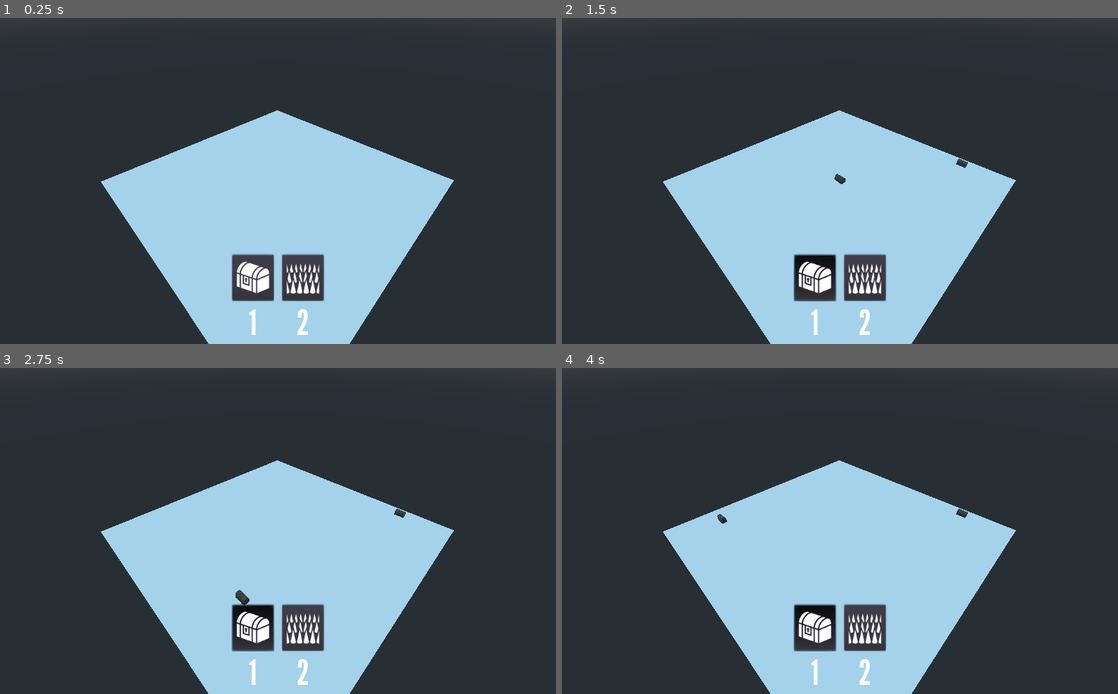
Above: before the commit, frames 1-4 (two rows, left to right).
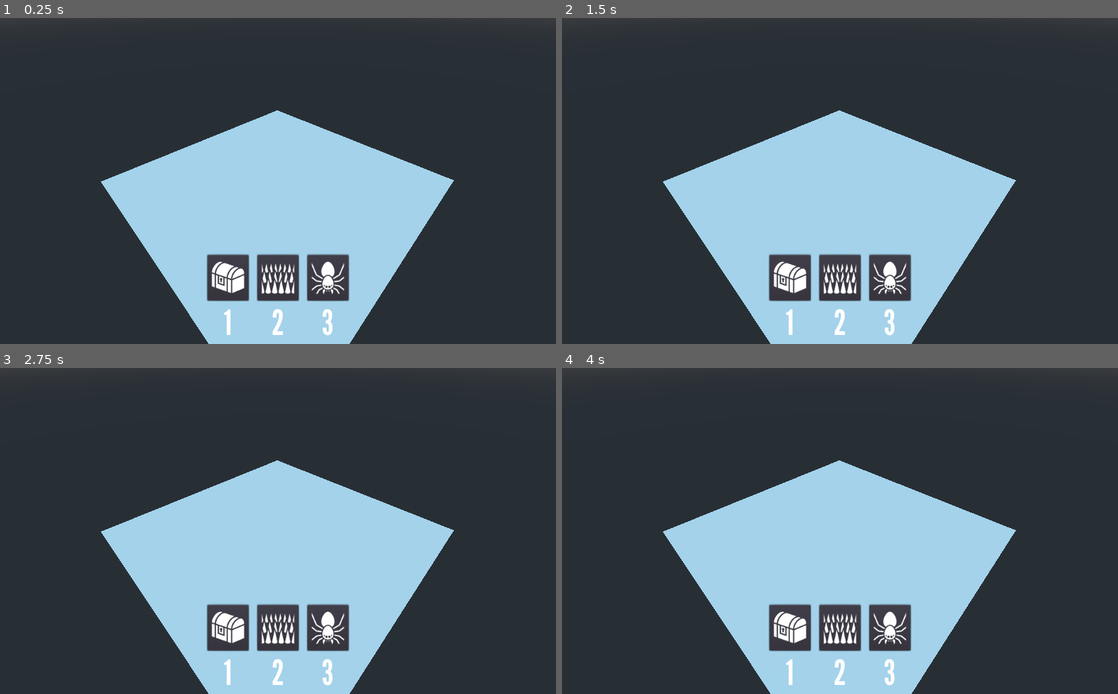
Above: after the commit, the same moments.

Repository: rcorre/wildjam-39
Game: Godot game, scene res://scenes/DungeonMasterScene.tscn
Two runs of this game, one before a commit and one after it. Both use one fixed random seed, a clock stepped at 60 frames per second and the inputs below.
Inputs (mouse positions are in pixels of both pictures, inside the frame that each line leads up to):
- Up to frame 1 (0.25 s): no input
- Up to frame 2 (1.5 s): click (817, 278) at 0.52 s; tap Enter at 1.25 s; move the mouse to (962, 164) at 1.27 s; press the mouse at (962, 164) at 1.28 s; hold D (Right) from 1.28 s (still down)
- Up to frame 3 (2.75 s): release D (Right) at 2 s; release the mouse at (400, 514) at 2 s; tap Space at 2 s; drag from (166, 547) to (250, 596) at 2.02 s
- Up to frame 4 (4 s): tap Enter at 2.75 s; move the mouse to (895, 459) at 2.77 s; press the mouse at (895, 459) at 2.78 s; hold D (Right) 2.78-3.5 s; release the mouse at (895, 459) at 3.5 s; tap Space at 3.5 s; drag from (812, 596) to (673, 482) at 3.52 s

The runs differ from the first frame. In frame 1, 3.2% of the frame differs, in the area x 37-63%, y 72-98%; in frame 2, 3.5%; in frame 3, 3.5%, in the area x 37-73%, y 43-98%; in frame 4, 3.4%.

Commit message:
Allow placing spiders.

Diff:
--- /dev/null
+++ b/props/Spider.tscn
@@ -0,0 +1,12 @@
+[gd_scene load_steps=3 format=2]
+
+[ext_resource path="res://assets/models/Spider.glb" type="PackedScene" id=1]
+
+[sub_resource type="BoxShape" id=1]
+extents = Vector3( 0.2, 0.172699, 0.268461 )
+
+[node name="Spider" groups=["prop"] instance=ExtResource( 1 )]
+
+[node name="CollisionShape" type="CollisionShape" parent="." index="1"]
+transform = Transform( 1, 0, 0, 0, 1, 0, 0, 0, 1, 0, 0.173139, -0.124802 )
+shape = SubResource( 1 )
--- a/scenes/DungeonMasterScene.tscn
+++ b/scenes/DungeonMasterScene.tscn
@@ -1,12 +1,14 @@
-[gd_scene load_steps=17 format=2]
+[gd_scene load_steps=19 format=2]
 
 [ext_resource path="res://scenes/Floor.gd" type="Script" id=1]
 [ext_resource path="res://assets/icons/locked-chest.svg" type="Texture" id=2]
 [ext_resource path="res://assets/fonts/LeagueGothic-Regular.otf" type="DynamicFontData" id=3]
 [ext_resource path="res://assets/icons/spiky-pit.svg" type="Texture" id=4]
+[ext_resource path="res://assets/icons/spider-alt.svg" type="Texture" id=5]
 [ext_resource path="res://props/Chest.tscn" type="PackedScene" id=6]
 [ext_resource path="res://props/Spikes.tscn" type="PackedScene" id=7]
 [ext_resource path="res://scenes/PropButton.gd" type="Script" id=8]
+[ext_resource path="res://props/Spider.tscn" type="PackedScene" id=9]
 
 [sub_resource type="PlaneMesh" id=1]
 size = Vector2( 20, 20 )
@@ -31,7 +33,7 @@
 [sub_resource type="ButtonGroup" id=5]
 
 [sub_resource type="InputEventAction" id=6]
-action = "prop2"
+action = "prop3"
 pressed = true
 
 [sub_resource type="ShortCut" id=7]
@@ -73,8 +75,8 @@
 }
 
 [node name="VBoxContainer" type="VBoxContainer" parent="HUD/PropIcons"]
-margin_left = 428.0
-margin_right = 504.0
+margin_left = 382.0
+margin_right = 458.0
 margin_bottom = 164.0
 
 [node name="Button" type="Button" parent="HUD/PropIcons/VBoxContainer"]
@@ -96,8 +98,8 @@
 align = 1
 
 [node name="VBoxContainer2" type="VBoxContainer" parent="HUD/PropIcons"]
-margin_left = 520.0
-margin_right = 596.0
+margin_left = 474.0
+margin_right = 550.0
 margin_bottom = 164.0
 
 [node name="Button" type="Button" parent="HUD/PropIcons/VBoxContainer2"]
@@ -116,3 +118,25 @@
 margin_bottom = 164.0
 text = "2"
 align = 1
+
+[node name="VBoxContainer3" type="VBoxContainer" parent="HUD/PropIcons"]
+margin_left = 566.0
+margin_right = 642.0
+margin_bottom = 164.0
+
+[node name="Button" type="Button" parent="HUD/PropIcons/VBoxContainer3"]
+margin_right = 76.0
+margin_bottom = 83.0
+toggle_mode = true
+shortcut = SubResource( 7 )
+group = SubResource( 5 )
+icon = ExtResource( 5 )
+script = ExtResource( 8 )
+prop_scene = ExtResource( 9 )
+
+[node name="Label" type="Label" parent="HUD/PropIcons/VBoxContainer3"]
+margin_top = 87.0
+margin_right = 76.0
+margin_bottom = 164.0
+text = "3"
+align = 1
